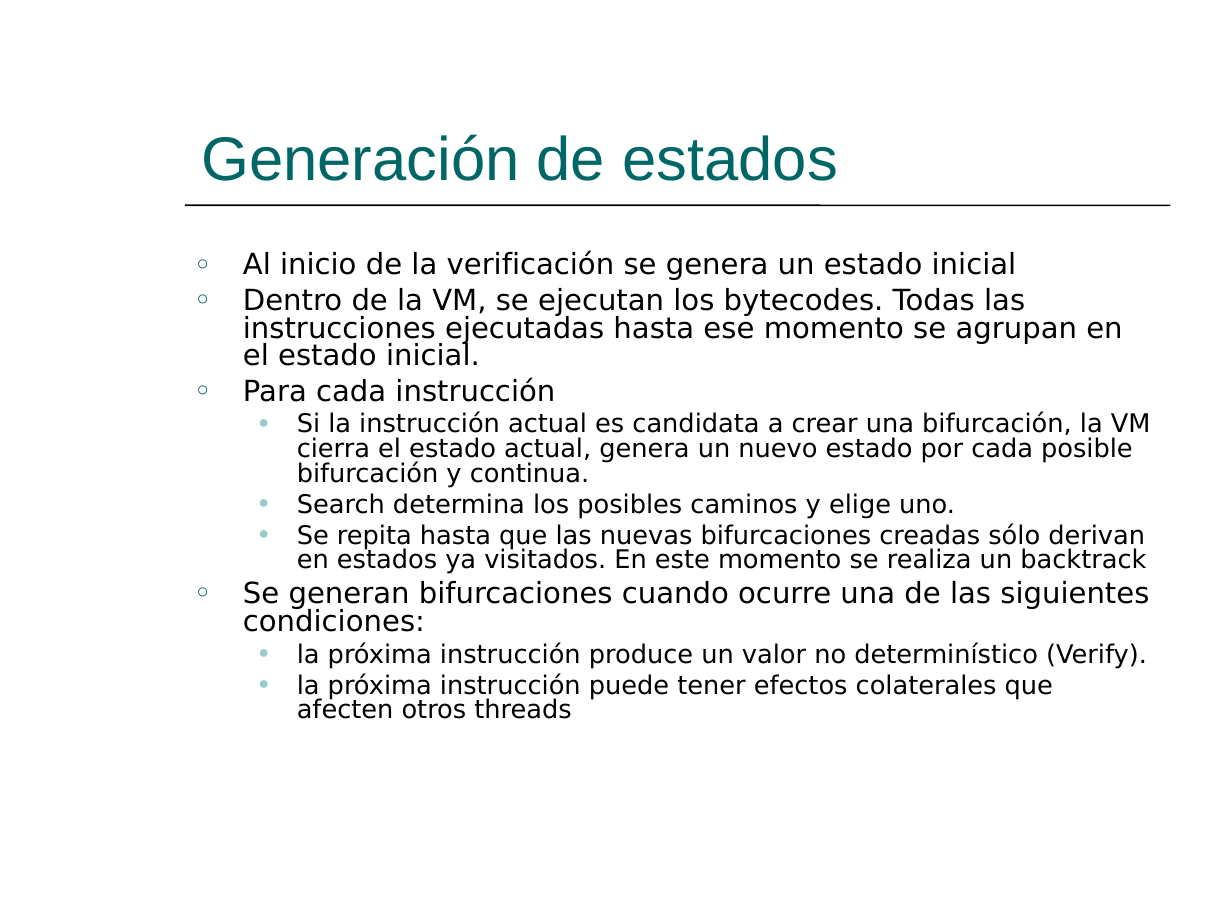
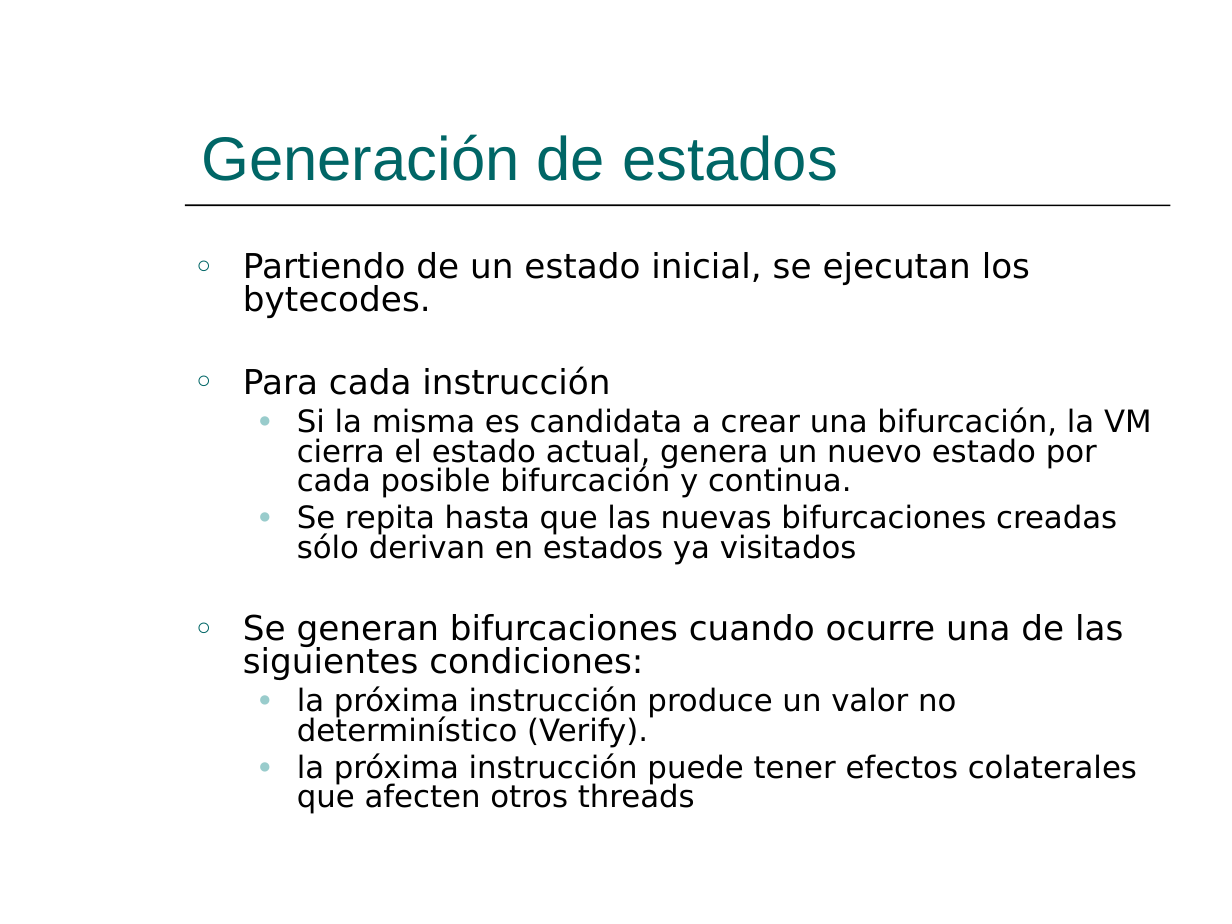
Before and after one commit to hugomelendez/tesis-jpf-2006, a slide deck: slide 20 of tesis-doc/Presentación.ppt (slide 19 before the commit). Drawn at 1232x924 pixels with LibreOffice and Linux fonts; fonts in the diff are those of the drawing. Boxes give left, top, right and bottom in pixels: in the first picture for what was removed or moved away, otherwise in the second. Text is boxed around its words. In the diff, an @@ line names an element or a change of style, - is before the commit and + after.

```diff
--- a/tesis-doc/Presentación.ppt
+++ b/tesis-doc/Presentación.ppt
@@ text at [243,252,1030,318]: text changed; size 17 to 20 pt @@
-○ Al inicio de la verificación se genera un estado inicial
-○ Dentro de la VM, se ejecutan los bytecodes. Todas las instrucciones ejecutadas hasta ese momento se agrupan en el estado inicial.
+○ Partiendo de un estado inicial, se ejecutan los bytecodes.
@@ text at [243,367,1137,814]: size 17 to 20 pt in "Para cada instrucción", "Se generan bifurcaciones cuando ocurre una de ..."; size 15 to 18 pt in "la próxima instrucción produce un valor no ...", "la próxima instrucción puede tener efectos colaterales ..." @@
@@ text at [297,407,1152,565]: text changed; size 15 to 18 pt @@
-  ● Si la instrucción actual es candidata a crear una bifurcación, la VM cierra el estado actual, genera un nuevo estado por cada posible bifurcación y continua.
-  ● Search determina los posibles caminos y elige uno.
-  ● Se repita hasta que las nuevas bifurcaciones creadas sólo derivan en estados ya visitados. En este momento se realiza un backtrack
+  ● Si la misma es candidata a crear una bifurcación, la VM cierra el estado actual, genera un nuevo estado por cada posible bifurcación y continua.
+  ● Se repita hasta que las nuevas bifurcaciones creadas sólo derivan en estados ya visitados
```
Also in this commit, not shown: 27 other slides changed, 2 slides added, 1 slide removed.
